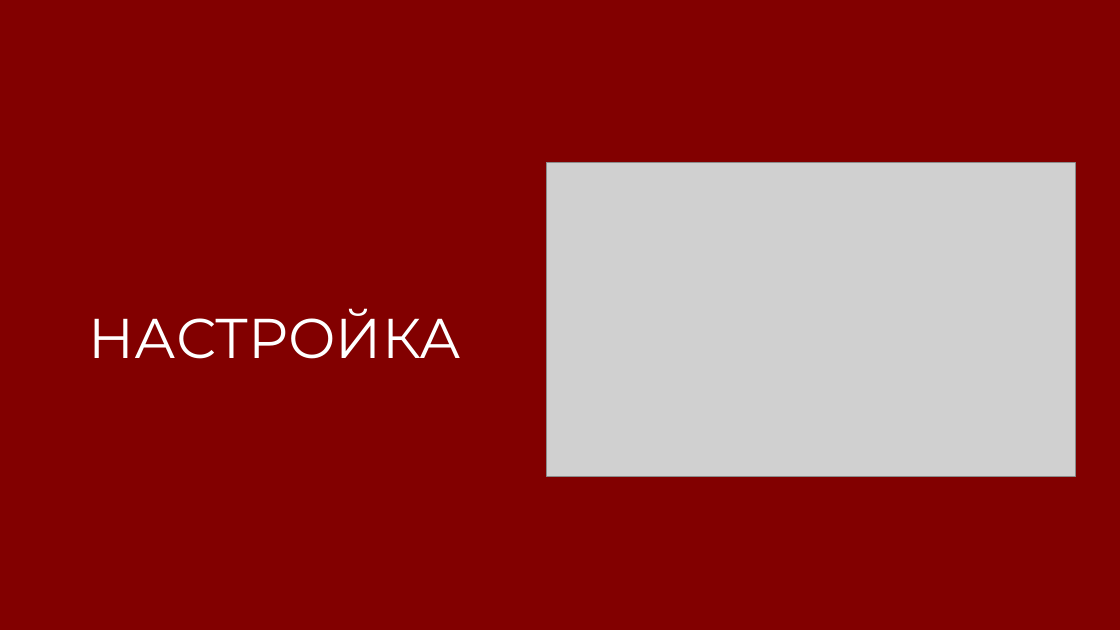
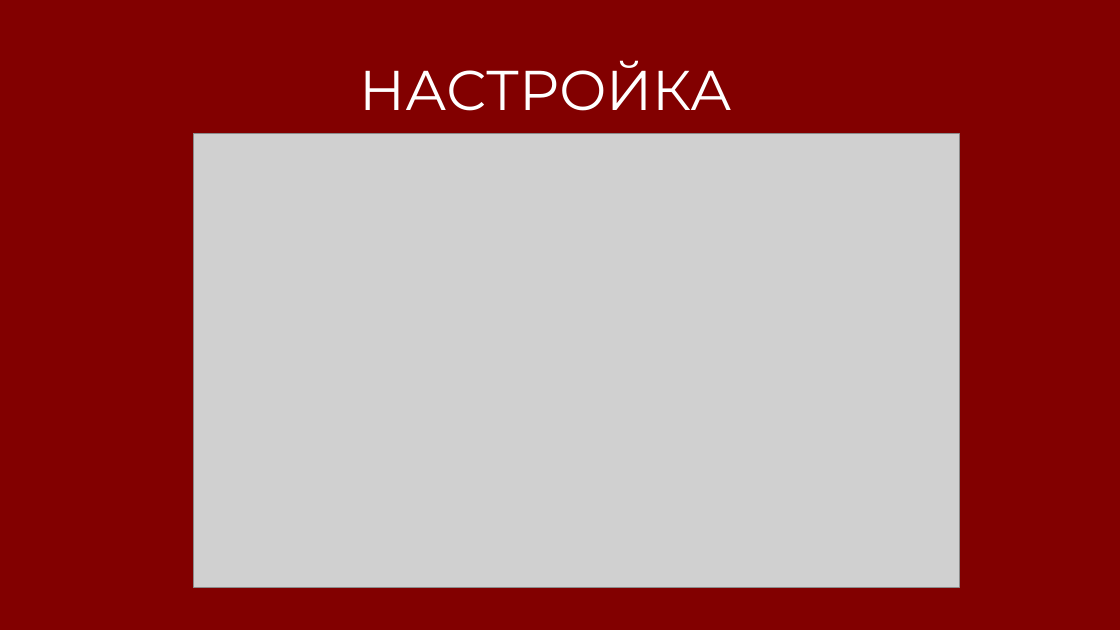
Before and after one commit to sirilgiz/alekseev, a slide deck: slide 5 of PowerPoint/Создание презентации по тексту/МАКРОС СОЗДАНИЕ ПРЕЗЕНТАЦИЙ ПО ТЕКСТУ v.2.pptm (slide 4 before the commit). Drawn at 1120x630 pixels with LibreOffice and Linux fonts; fonts in the diff are those of the drawing; grey boxes stand for pictures. Boxes give left, top, right and bottom in pixels: in the first picture for what was removed or moved away, otherwise in the second. Text is boxed around its words. In the diff, an @@ line names an element or a change of style, - is before the commit and + after.

```diff
--- a/PowerPoint/Создание презентации по тексту/МАКРОС СОЗДАНИЕ ПРЕЗЕНТАЦИЙ ПО ТЕКСТУ v.2.pptm
+++ b/PowerPoint/Создание презентации по тексту/МАКРОС СОЗДАНИЕ ПРЕЗЕНТАЦИЙ ПО ТЕКСТУ v.2.pptm
@@ title "НАСТРОЙКА": place and size @@
-title "НАСТРОЙКА" at (89,308,461,359)
+title "НАСТРОЙКА" at (360,60,732,111)
@@ picture: place and size @@
-picture at (546,163,1075,476)
+picture at (193,134,960,587)
```
Also in this commit, not shown: 10 other slides changed, 5 slides added, 1 other file.
